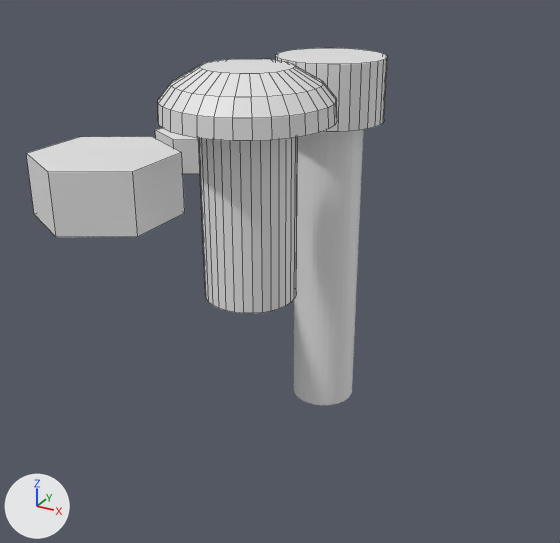
The Blender file lib/screws_and_nuts.blend as it was, and as the next commit left it.
Rendered twice from a 50 mm lens placed at (30.9, -44.5, 14.0), pointed at (9.9, -6.4, -5.0). The axes (+X, +Y, +Z) are drawn at lower left. The lights are the same throughout. Mesh edges are drawn as thin lines on the coarser meshes.

The first picture shows 'nut_m3', 'nut_m5', 'screw_m4x20', 'screw_m4x20_tolerance_cutout', 'screw_m5x10', 'screw_m5x10_tolerance_cutout'.
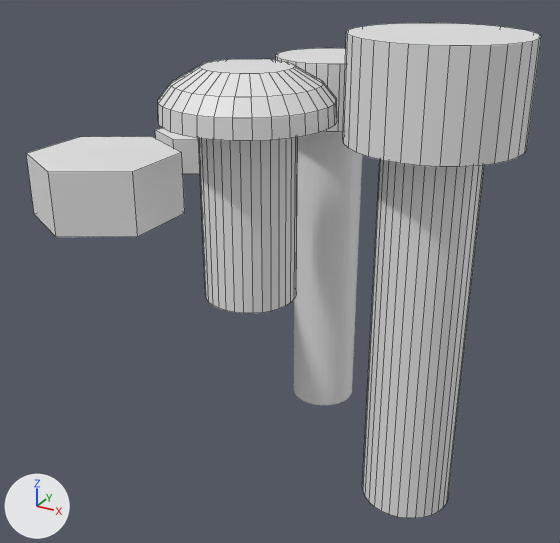
Scene script edits in JSON lines:
```json
{"op": "add", "block": "me_cylinder_007", "code": ["me_cylinder_007 = bpy.data.meshes.new('Cylinder.007')", "me_cylinder_007.from_pydata(...)  # 128 vertices, 68 faces; spans x -4.2..4.2, y -4.2..4.2, z -20.0..4.9"]}
{"op": "add", "block": "ob_screw_m5x20", "code": ["ob_screw_m5x20 = bpy.data.objects.new('screw_m5x20', me_cylinder_007)", "ob_screw_m5x20.location = (20.0, -10.0, 5.0)"]}
```

Location of each change, [x1, y1, x2, y2] in pixels of the pictures (560 x 543 px):
```json
{"object": "screw_m5x20", "change": "added", "after": [343, 23, 541, 518]}
{"object": "screw_m4x20", "change": "unchanged, covered by the edit", "before": [276, 48, 388, 132], "after": [276, 48, 346, 132]}
```
